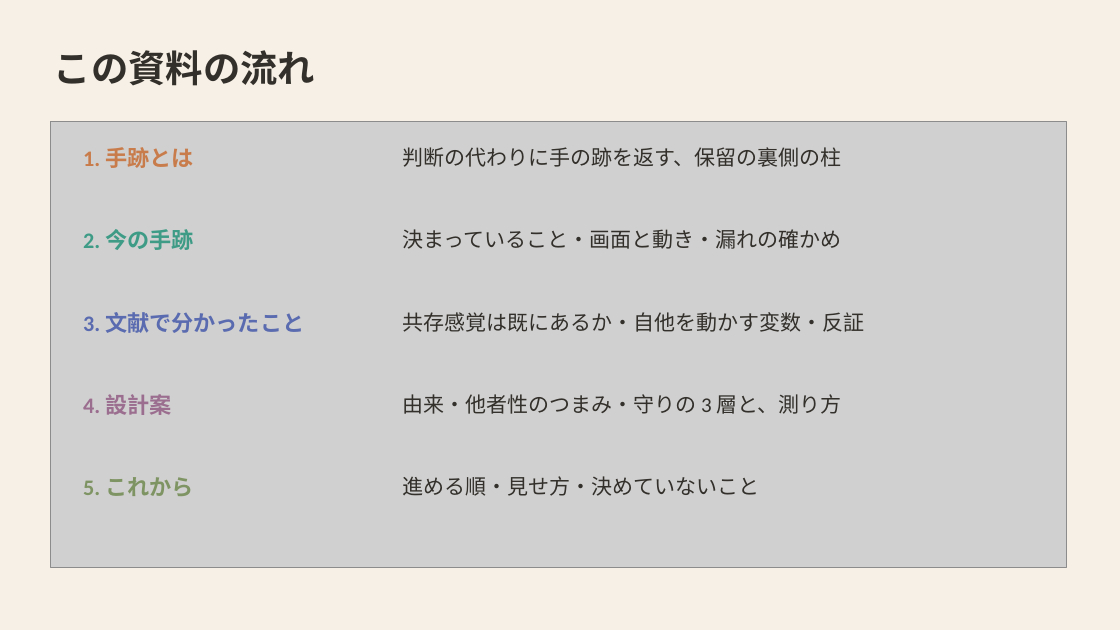
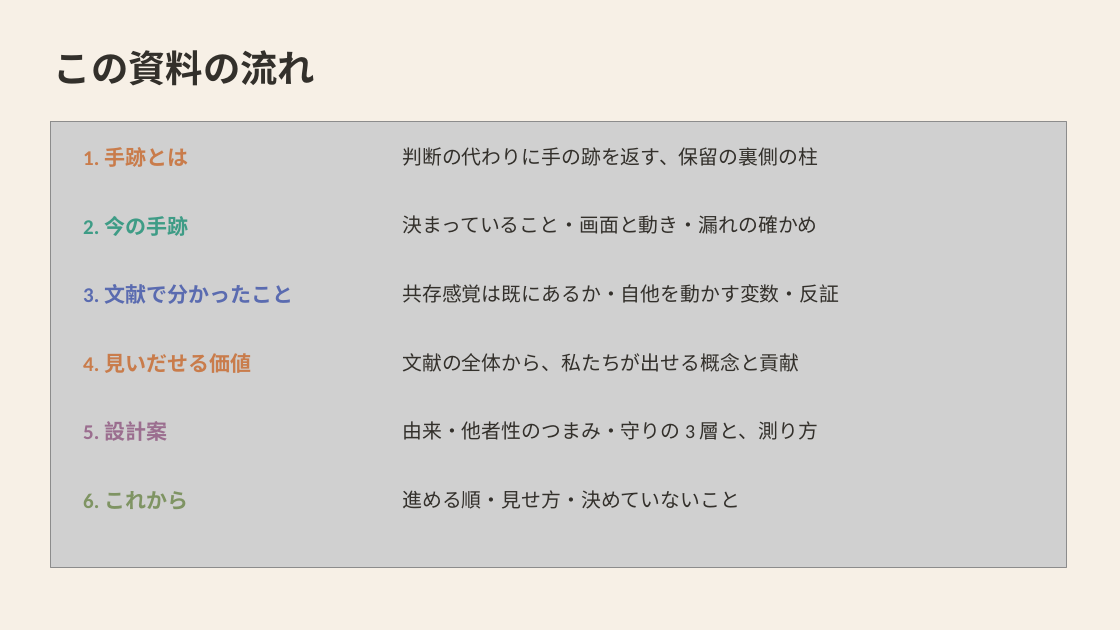
Before and after one commit to mikotomiura/GSE-prototype, a slide deck: slide 2 of docs/slides/project-overview/GSE_handmark_design.pptx. Drawn at 1120x630 pixels with LibreOffice and Linux fonts; fonts in the diff are those of the drawing; grey boxes stand for pictures. Boxes give left, top, right and bottom in pixels: in the first picture for what was removed or moved away, otherwise in the second. Text is boxed around its words. In the diff, an @@ line names an element or a change of style, - is before the commit and + after.

```diff
--- a/docs/slides/project-overview/GSE_handmark_design.pptx
+++ b/docs/slides/project-overview/GSE_handmark_design.pptx
@@ text "2. 今の手跡": place and size @@
-text "2. 今の手跡" at <box>83,229,193,250</box>
+text "2. 今の手跡" at <box>83,216,188,236</box>
@@ text "決まっていること・画面と動き・漏れの確かめ": place and size @@
-text "決まっていること・画面と動き・漏れの確かめ" at <box>402,229,841,249</box>
+text "決まっていること・画面と動き・漏れの確かめ" at <box>402,215,817,234</box>
@@ size 19 to 18 pt in 3 elements at <box>83,147,188,167</box>, <box>83,216,188,236</box>, <box>83,284,293,304</box> @@
@@ text "3. 文献で分かったこと": place and size @@
-text "3. 文献で分かったこと" at <box>83,312,304,333</box>
+text "3. 文献で分かったこと" at <box>83,284,293,304</box>
@@ text "共存感覚は既にあるか・自他を動かす変数・反証": place and size @@
-text "共存感覚は既にあるか・自他を動かす変数・反証" at <box>402,312,864,332</box>
+text "共存感覚は既にあるか・自他を動かす変数・反証" at <box>402,284,839,303</box>
@@ text added at <box>83,353,251,373</box>, 18 pt, text #C97C4B, bold @@
+4. 見いだせる価値
@@ text added at <box>402,353,799,372</box>, 17 pt, text #33302B @@
+文献の全体から、私たちが出せる概念と貢献
@@ size 18 to 17 pt in 5 elements at <box>402,147,818,166</box>, <box>402,215,817,234</box>, <box>402,284,839,303</box>, <box>402,490,740,509</box>, <box>402,421,818,440</box> @@
@@ text "由来・他者性のつまみ・守りの 3 層と、測り方": place and size @@
-text "由来・他者性のつまみ・守りの 3 層と、測り方" at <box>402,394,841,414</box>
+text "由来・他者性のつまみ・守りの 3 層と、測り方" at <box>402,421,818,440</box>
@@ text at <box>83,421,167,441</box>: text changed; size 19 to 18 pt @@
-4. 設計案
+5. 設計案
@@ text at <box>83,491,188,509</box>: text changed; size 19 to 18 pt @@
-5. これから
+6. これから
@@ text "進める順・見せ方・決めていないこと": place and size @@
-text "進める順・見せ方・決めていないこと" at <box>402,476,759,496</box>
+text "進める順・見せ方・決めていないこと" at <box>402,490,740,509</box>
```
Also in this commit, not shown: 4 other slides changed, 7 slides added, 6 other files.
